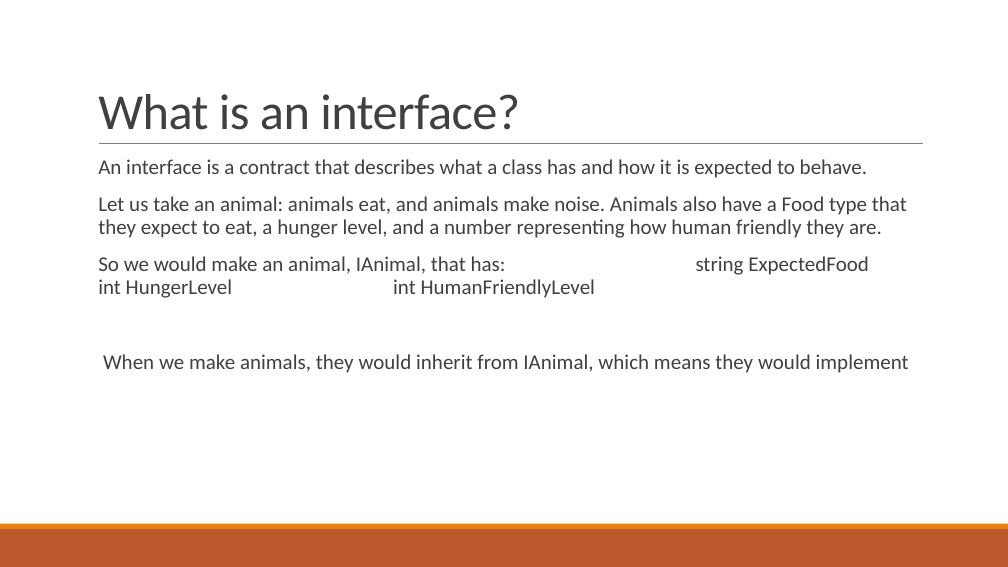
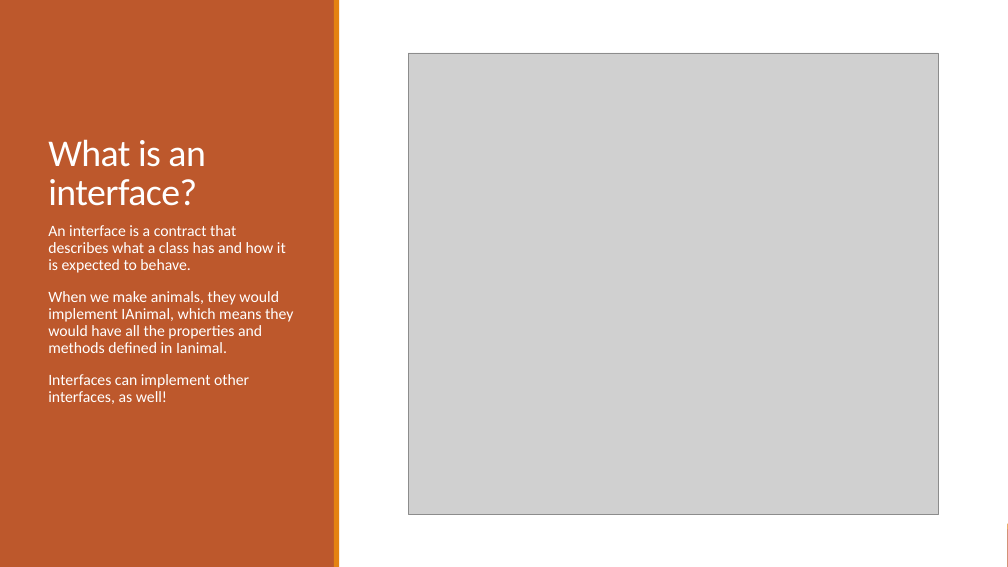
Before and after one commit to Troy-Web-Consulting/twc-training-oop-fundamentals, a slide deck: slide 8 of presentation.pptx. Drawn at 1008x567 pixels with LibreOffice and Linux fonts; fonts in the diff are those of the drawing; grey boxes stand for pictures. Boxes give left, top, right and bottom in pixels: in the first picture for what was removed or moved away, otherwise in the second. Text is boxed around its words. In the diff, an @@ line names an element or a change of style, - is before the commit and + after.

```diff
--- a/presentation.pptx
+++ b/presentation.pptx
@@ rectangle added at (x1=0, y1=0, x2=1008, y2=567), fill #FFFFFF @@
@@ rectangle added at (x1=0, y1=0, x2=335, y2=567), fill #BD582C @@
@@ rectangle added at (x1=334, y1=0, x2=340, y2=567), fill #E48312 @@
@@ title "What is an interface?" moved from (x1=98, y1=94, x2=520, y2=130) to (x1=48, y1=139, x2=205, y2=206) @@
@@ title "What is an interface?" at (x1=48, y1=139, x2=205, y2=206): size 48 to 36 pt, text colour #404040 to #FFFFFF @@
@@ picture added at (x1=408, y1=53, x2=938, y2=514) @@
@@ line removed from (99, 144) to (923, 144) @@
@@ text "An interface is a contract ..." moved from (x1=98, y1=159, x2=909, y2=373) to (x1=48, y1=225, x2=293, y2=404) @@
@@ text at (x1=48, y1=225, x2=286, y2=273): size 20 to 15 pt, text colour #404040 to #FFFFFF in "An interface is a contract that describes ..." @@
@@ text at (x1=48, y1=291, x2=293, y2=404): text changed; size 20 to 15 pt; text colour #404040 to #FFFFFF @@
-  Let us take an animal: animals eat, and animals make noise. Animals also have a Food type that they expect to eat, a hunger level, and a number representing how human friendly they are.
-  So we would make an animal, IAnimal, that has: string ExpectedFood int HungerLevel int HumanFriendlyLevel
-  When we make animals, they would inherit from IAnimal, which means they would implement
+  When we make animals, they would implement IAnimal, which means they would have all the properties and methods defined in Ianimal.
+  Interfaces can implement other interfaces, as well!
```
Also in this commit, not shown: 11 other slides changed, 1 slide added, 1 slide removed, 10 other files.
